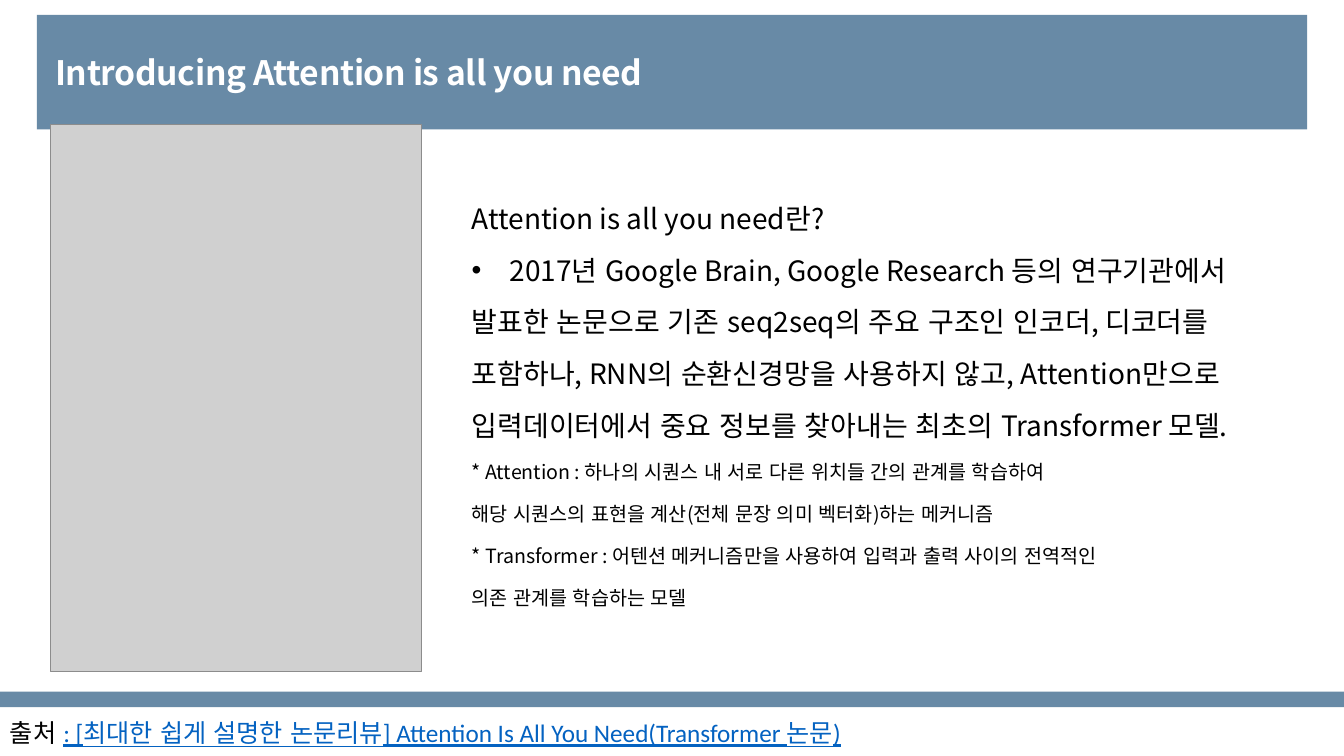
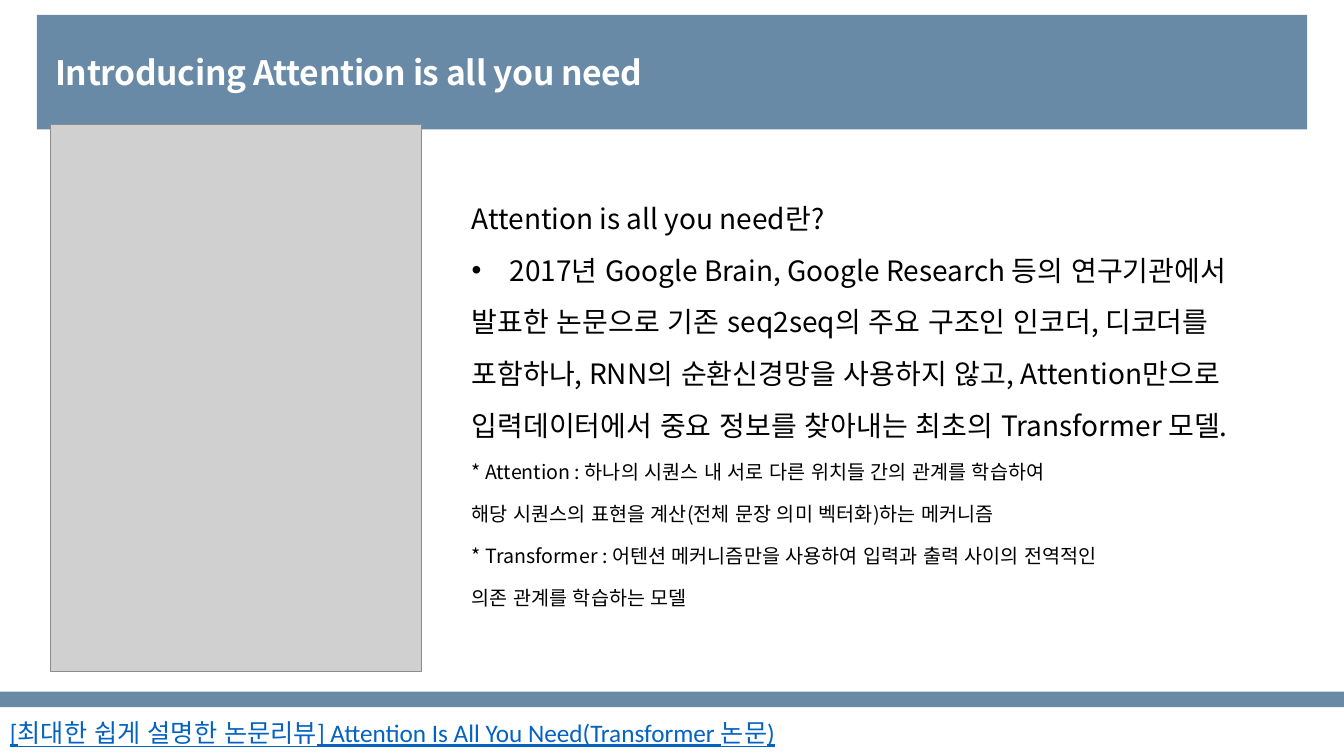
Before and after one commit to Gerutrute/paper_study, a slide deck: slide 2 of 논문 스터디_최희범_Attention is all you need.pptx. Drawn at 1344x756 pixels with LibreOffice and Linux fonts; fonts in the diff are those of the drawing; grey boxes stand for pictures. Boxes give left, top, right and bottom in pixels: in the first picture for what was removed or moved away, otherwise in the second. Text is boxed around its words. In the diff, an @@ line names an element or a change of style, - is before the commit and + after.

```diff
--- a/논문 스터디_최희범_Attention is all you need.pptx
+++ b/논문 스터디_최희범_Attention is all you need.pptx
@@ text at (x1=10, y1=721, x2=775, y2=747): text changed @@
-출처 : [최대한 쉽게 설명한 논문리뷰] Attention Is All You Need(Transformer 논문)
+[최대한 쉽게 설명한 논문리뷰] Attention Is All You Need(Transformer 논문)
```
Also in this commit, not shown: 4 other slides changed, 3 slides added, 2 slides removed.
